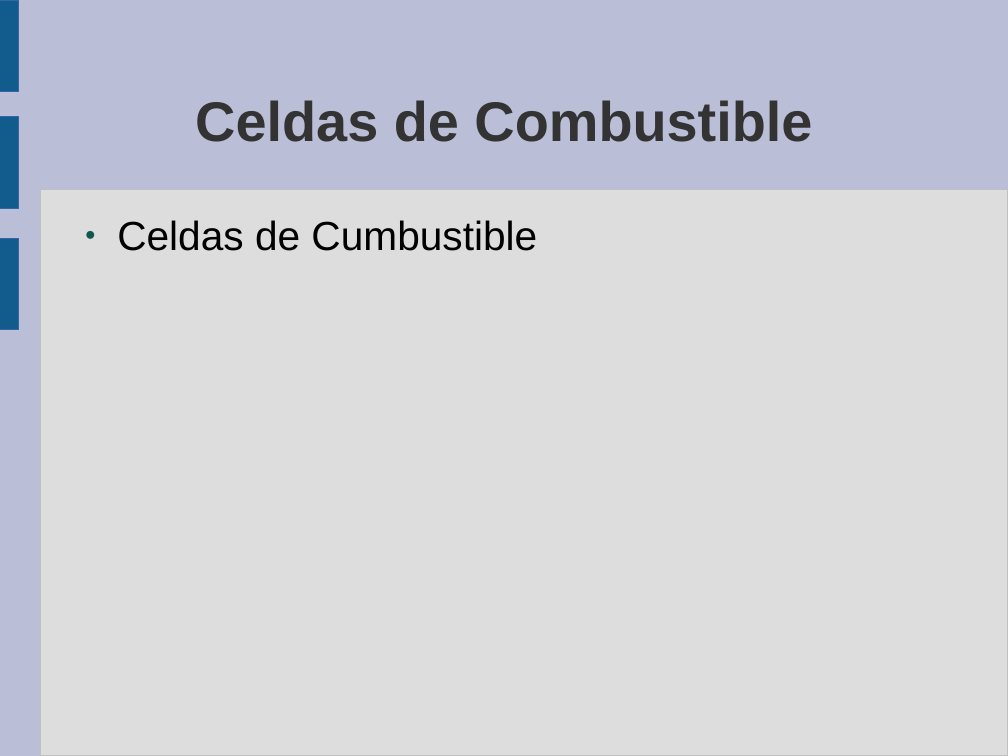
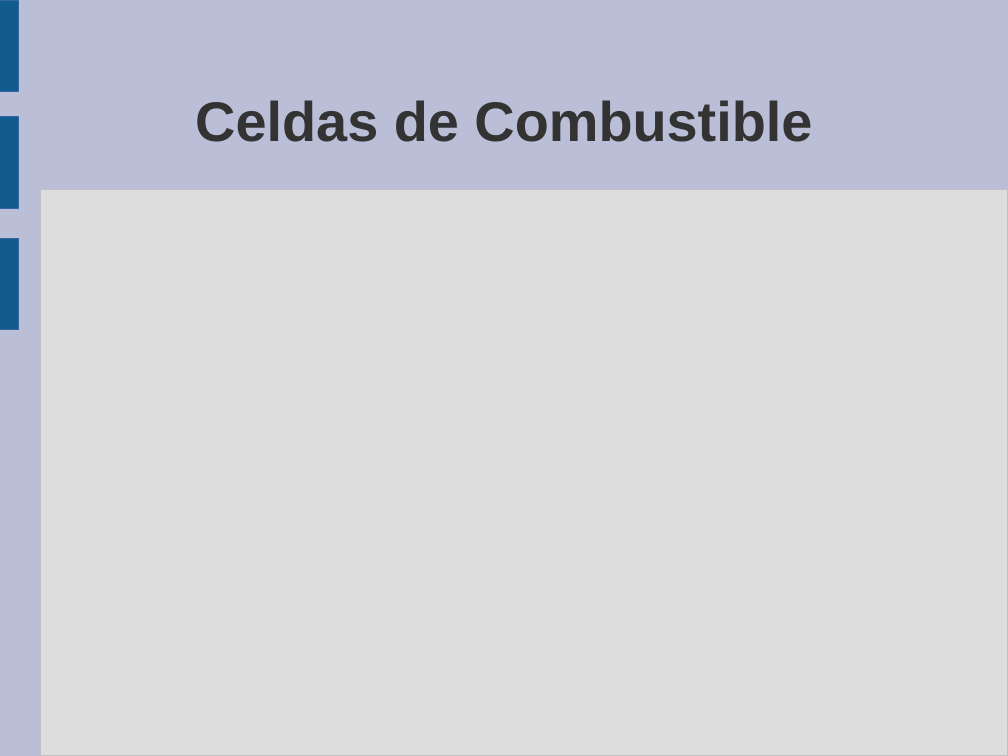
Before and after one commit to guanucoluis/proyecto5r1, a slide deck: slide 3 of Catedras/Tecnologia/presentacion1.odp (slide 2 before the commit). Drawn at 1008x756 pixels with LibreOffice and Linux fonts; fonts in the diff are those of the drawing. Boxes give left, top, right and bottom in pixels: in the first picture for what was removed or moved away, otherwise in the second. Text is boxed around its words. In the diff, an @@ line names an element or a change of style, - is before the commit and + after.

```diff
--- a/Catedras/Tecnologia/presentacion1.odp
+++ b/Catedras/Tecnologia/presentacion1.odp
@@ text removed at box(117, 220, 537, 251) @@
-● Celdas de Cumbustible
```
Also in this commit, not shown: 1 other slide changed, 1 slide added, 1 other file.
